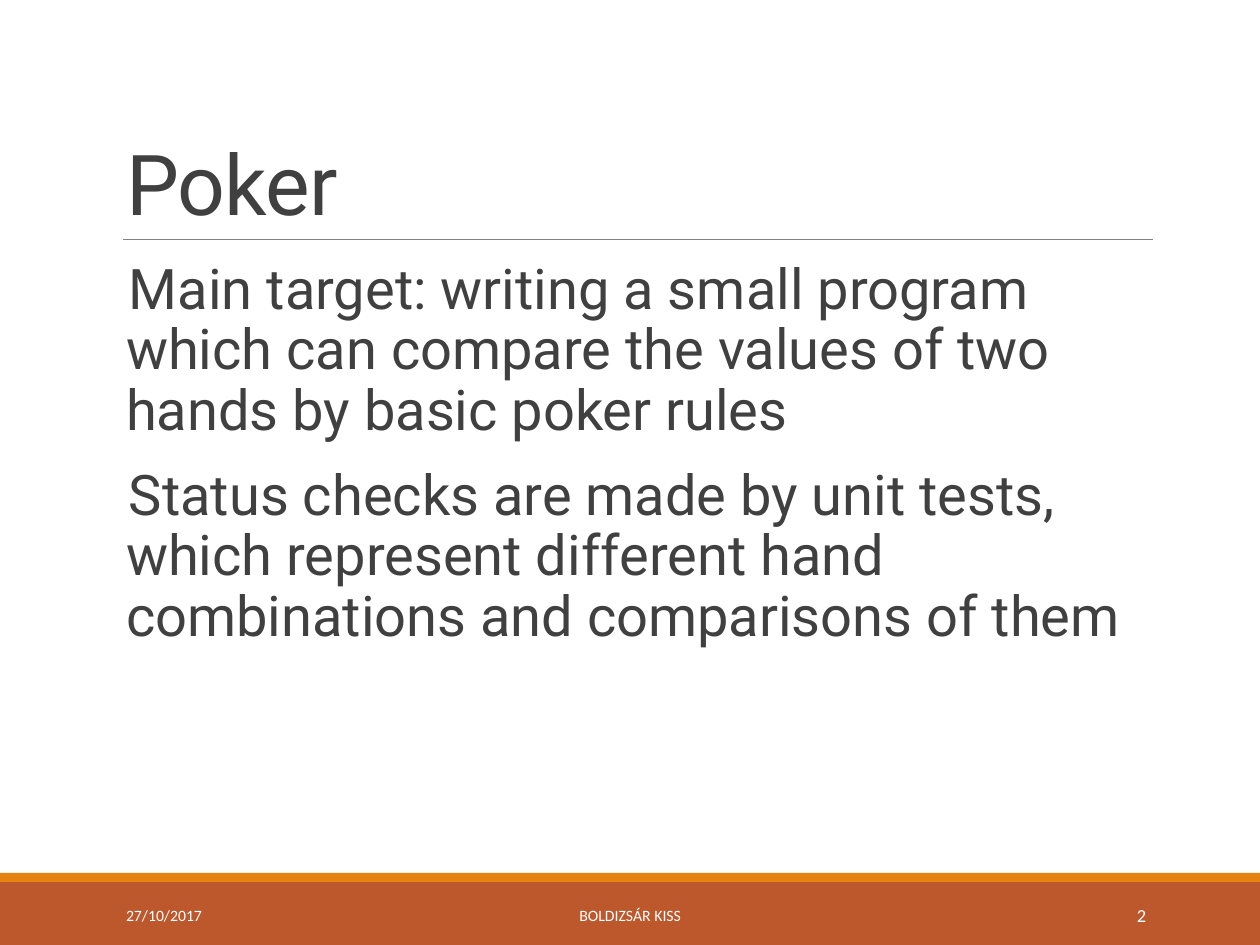
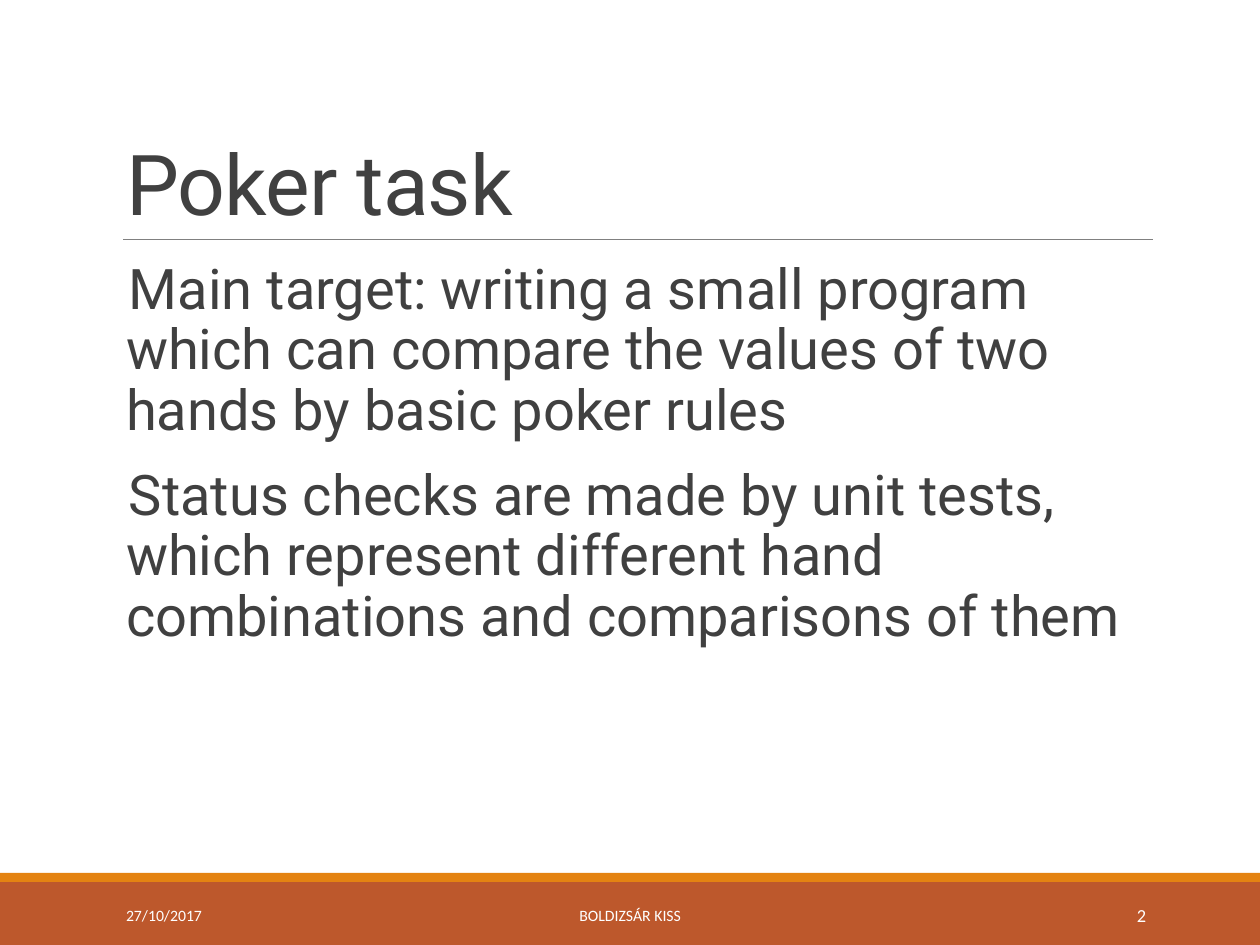
Before and after one commit to green-fox-academy/bpo106, a slide deck: slide 2 of week07/day04/demo/ppt-w07.pptx. Drawn at 1260x945 pixels with LibreOffice and Linux fonts; fonts in the diff are those of the drawing. Boxes give left, top, right and bottom in pixels: in the first picture for what was removed or moved away, otherwise in the second. Text is boxed around its words. In the diff, an @@ line names an element or a change of style, - is before the commit and + after.

```diff
--- a/week07/day04/demo/ppt-w07.pptx
+++ b/week07/day04/demo/ppt-w07.pptx
@@ title at box(126, 152, 513, 216): text changed @@
-Poker
+Poker task
```
Also in this commit, not shown: 2 other slides changed, 1 other file.
